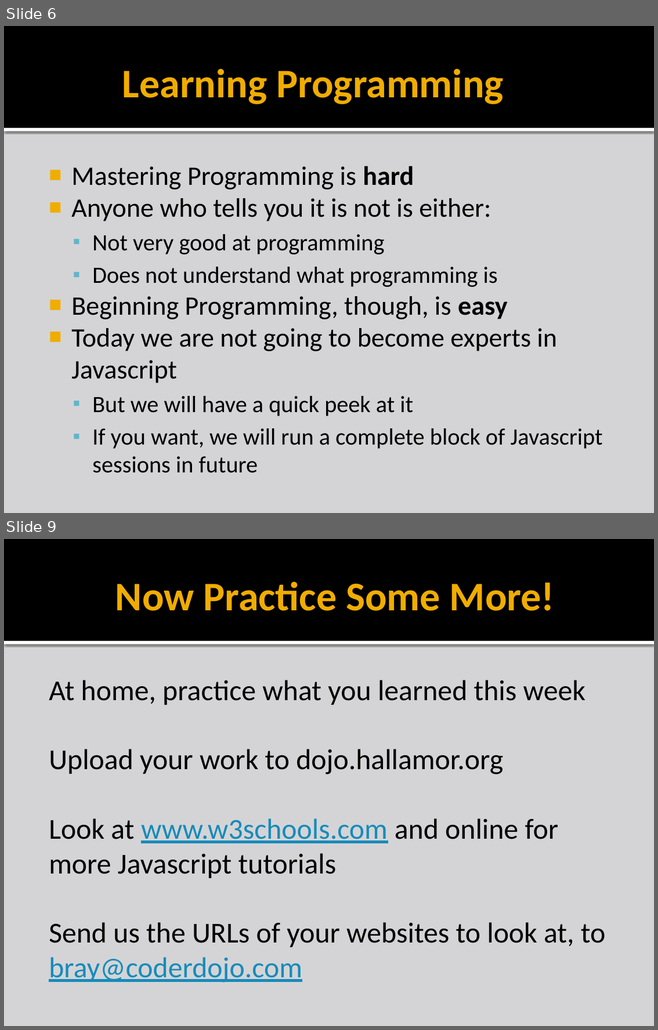
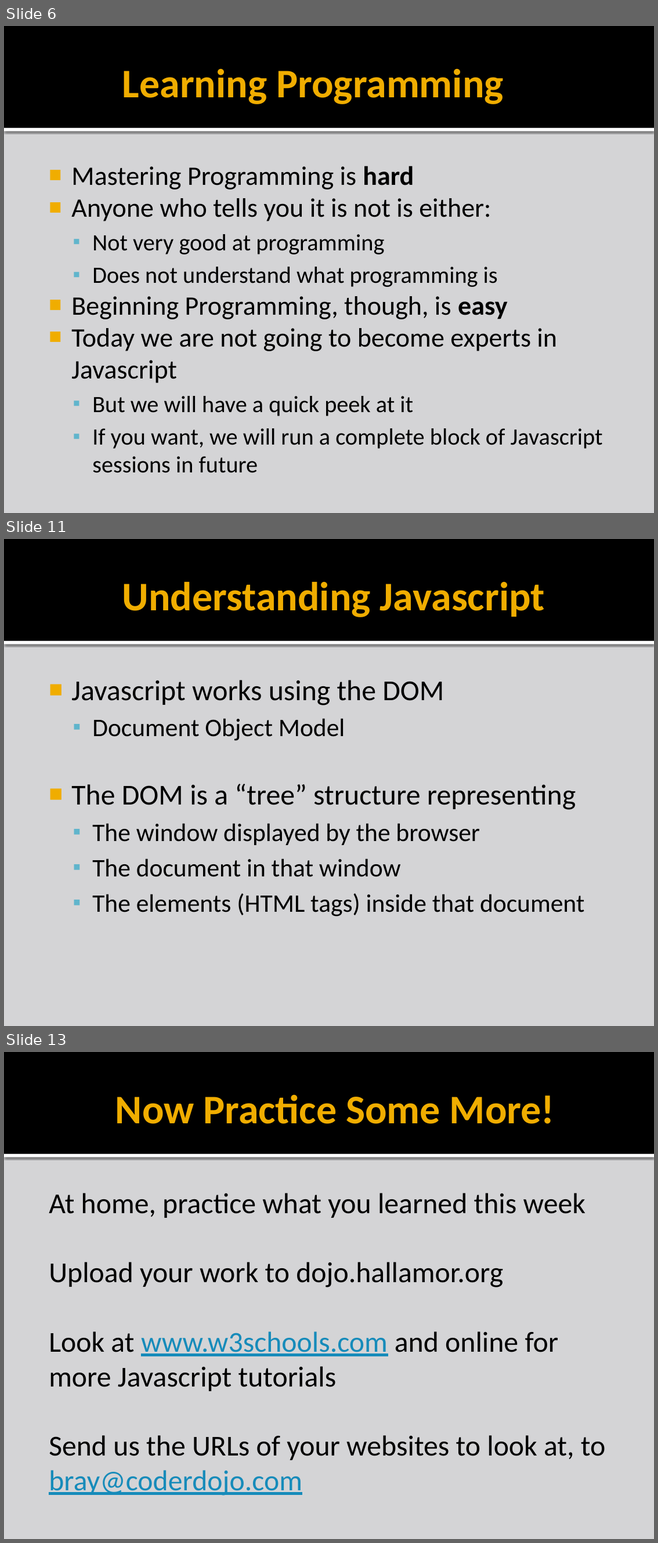
Before and after one commit to liamf/coderdojo-bray, a slide deck: html/presentations/CoderDojoBrayHTML_session5.pptx. Shown one above the other, each under a label of ours: slides 6 and 9 before the commit, slides 6, 11 and 13 after it; the slides between them are not shown. The pictures are 658x1030 and 658x1543 pixels, drawn with LibreOffice and Linux fonts; fonts in the diff are those of the drawing; background and template pictures are left out. Boxes give left, top, right and bottom in pixels: in the first picture for what was removed or moved away, otherwise in the second. Text is boxed around its words. In the diff, an @@ line names an element or a change of style, - is before the commit and + after.

Commit message:
Some more of the Javascript .ppt filled in

```diff
--- a/html/presentations/CoderDojoBrayHTML_session5.pptx
+++ b/html/presentations/CoderDojoBrayHTML_session5.pptx
@@ slide 11 added at (4,539,654,1026), background #D4D4D6; not listed: 2 template elements that a slide beside it also shows @@
@@ title added at (122,582,545,617), 45 pt, text #F0AD00, bold @@
+Understanding Javascript
@@ text added at (71,680,584,917), 28 pt, text #000000 @@
+■ Javascript works using the DOM
+  ▪ Document Object Model
+■ The DOM is a “tree” structure representing
+  ▪ The window displayed by the browser
+  ▪ The document in that window
+  ▪ The elements (HTML tags) inside that document
@@ what was slide 9 is now slide 13 @@
```
Also in this commit, not shown: 2 slides changed, 3 other slides added.
